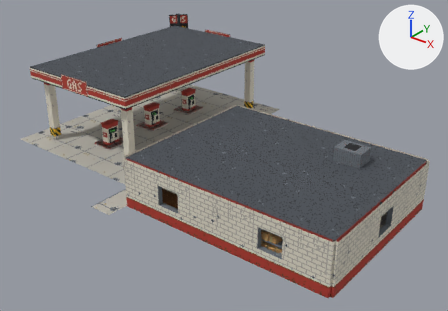
An edit to the glTF model assets/models/buildings/gas_station_town.glb, drawn before and after from the same camera.
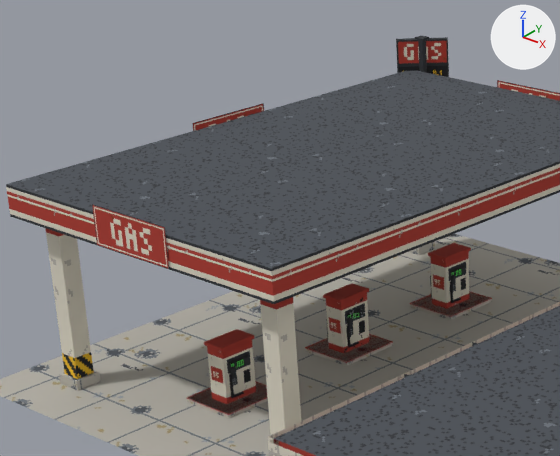
The first picture shows the older version from a 50 mm camera at (16.8, -25.5, 17.9) aimed at (-5.3, 2.2, 0.8). The close-ups show the older and then the newer version on the part from 6% to 51% of the width and 0% to 53% of the height of that picture. Only the edits that show in the close-ups are written down. Arrows for +X, +Y and +Z are at upper right; the lights stay in place. Vertices at exactly the same position are counted once.

In view in the first close-up: 'gas_station_town'.
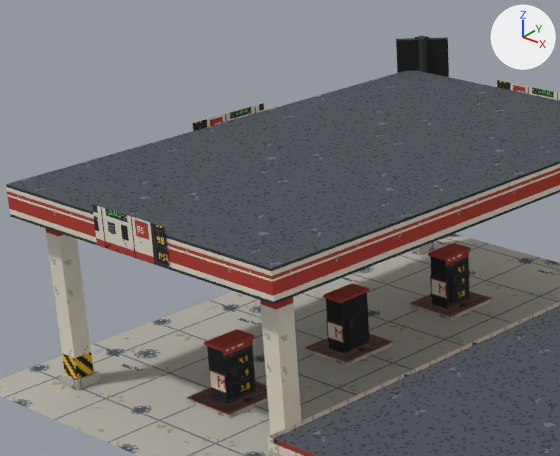
Pixel boxes [x1, y1, x2, y2] of what changed, in the close-ups (560 x 456 px):
part 1 of me_gas_station_town, surface changed: [92, 39, 560, 404] in both

The change in detail:
me_gas_station_town is used by ob_gas_station_town; location (0.0, 0.0, 0.0).
me_gas_station_town had 5846 vertices, 7729 faces and spanned x -19.0..6.7, y -6.5..12.5, z 0.0..6.2.
me_gas_station_town now has 5366 vertices, 7274 faces and spans x -19.0..6.7, y -6.5..12.5, z 0.0..6.2.
me_gas_station_town part 1: 122 kept faces spanning x -18.4..1.5, y -4.8..12.4, z 0.0..6.2 get new texture (UV) coordinates.
Edits to the shape of me_gas_station_town do not show in these pictures.
